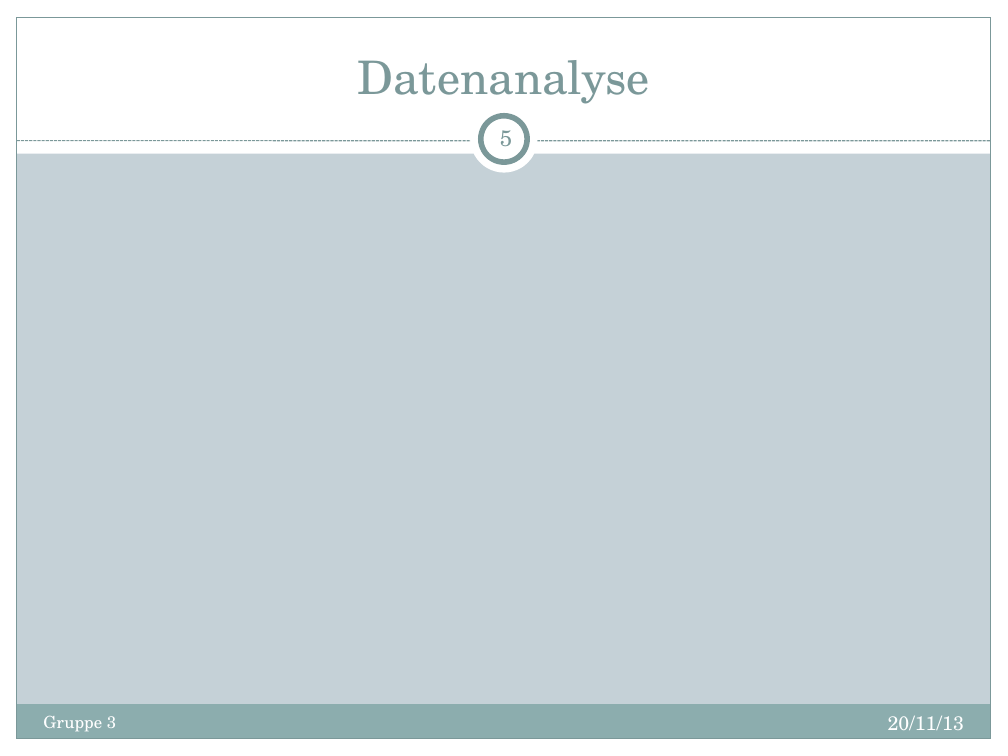
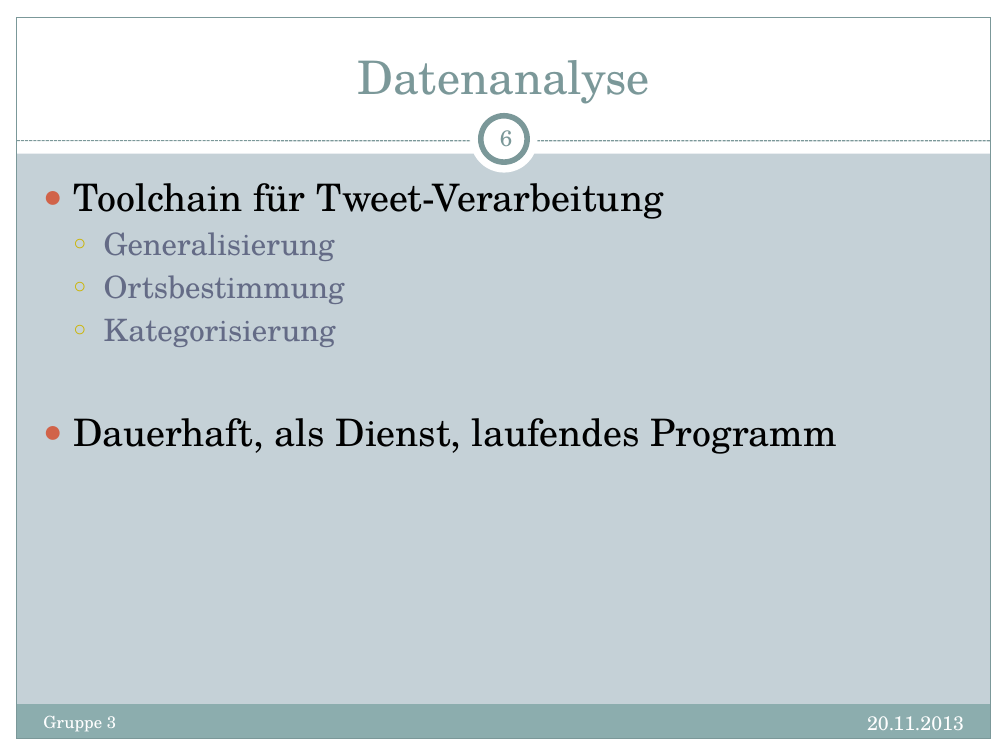
Before and after one commit to d-f/bugfree-octo-ironman, a slide deck: slide 6 of presentations/Termin2.pptx (slide 5 before the commit). Drawn at 1008x756 pixels with LibreOffice and Linux fonts; fonts in the diff are those of the drawing. Boxes give left, top, right and bottom in pixels: in the first picture for what was removed or moved away, otherwise in the second. Text is boxed around its words. In the diff, an @@ line names an element or a change of style, - is before the commit and + after.

```diff
--- a/presentations/Termin2.pptx
+++ b/presentations/Termin2.pptx
@@ page number at (500, 130, 512, 146): text changed @@
-5
+6
@@ text added at (73, 183, 837, 454), 27 pt, text #000000 @@
+● Toolchain für Tweet-Verarbeitung
+  ○ Generalisierung
+  ○ Ortsbestimmung
+  ○ Kategorisierung
+● Dauerhaft, als Dienst, laufendes Programm
@@ text at (867, 716, 964, 730): text changed @@
-20/11/13
+20.11.2013
```
Also in this commit, not shown: 13 other slides changed, 3 slides added, 1 other file.
